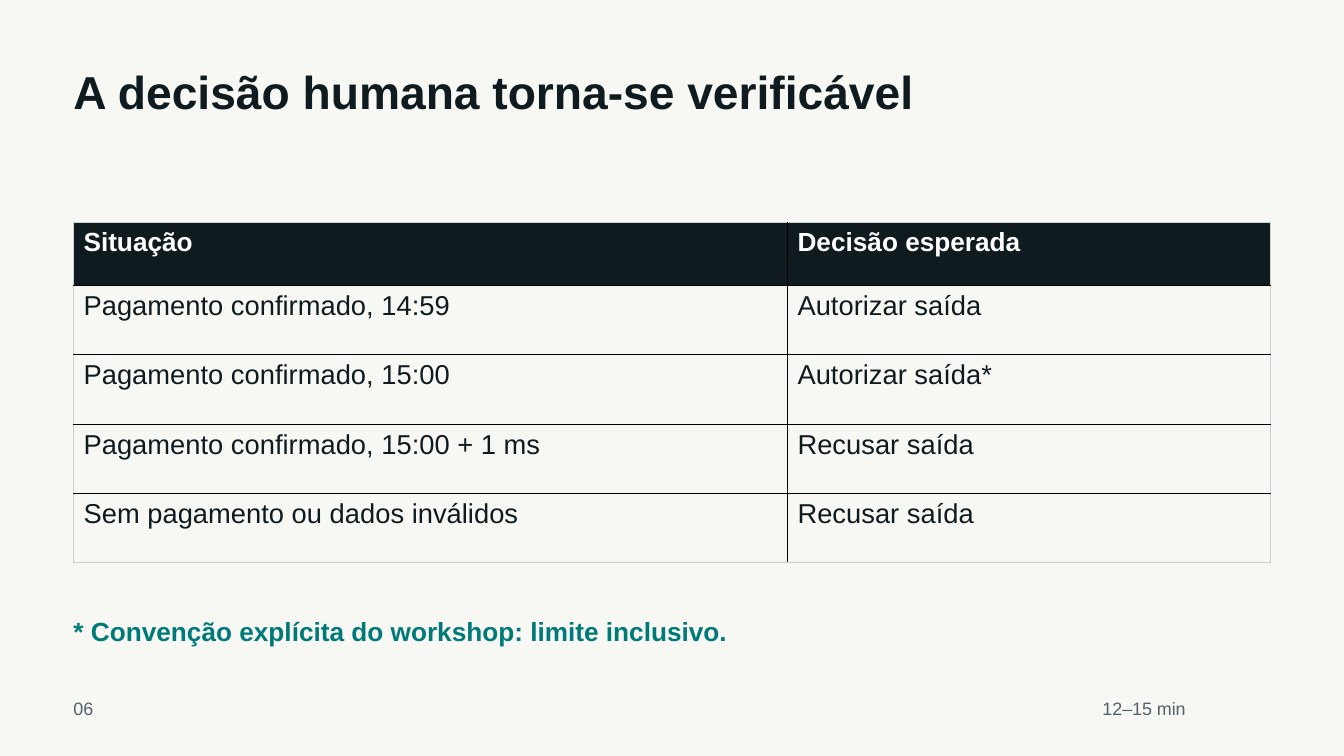
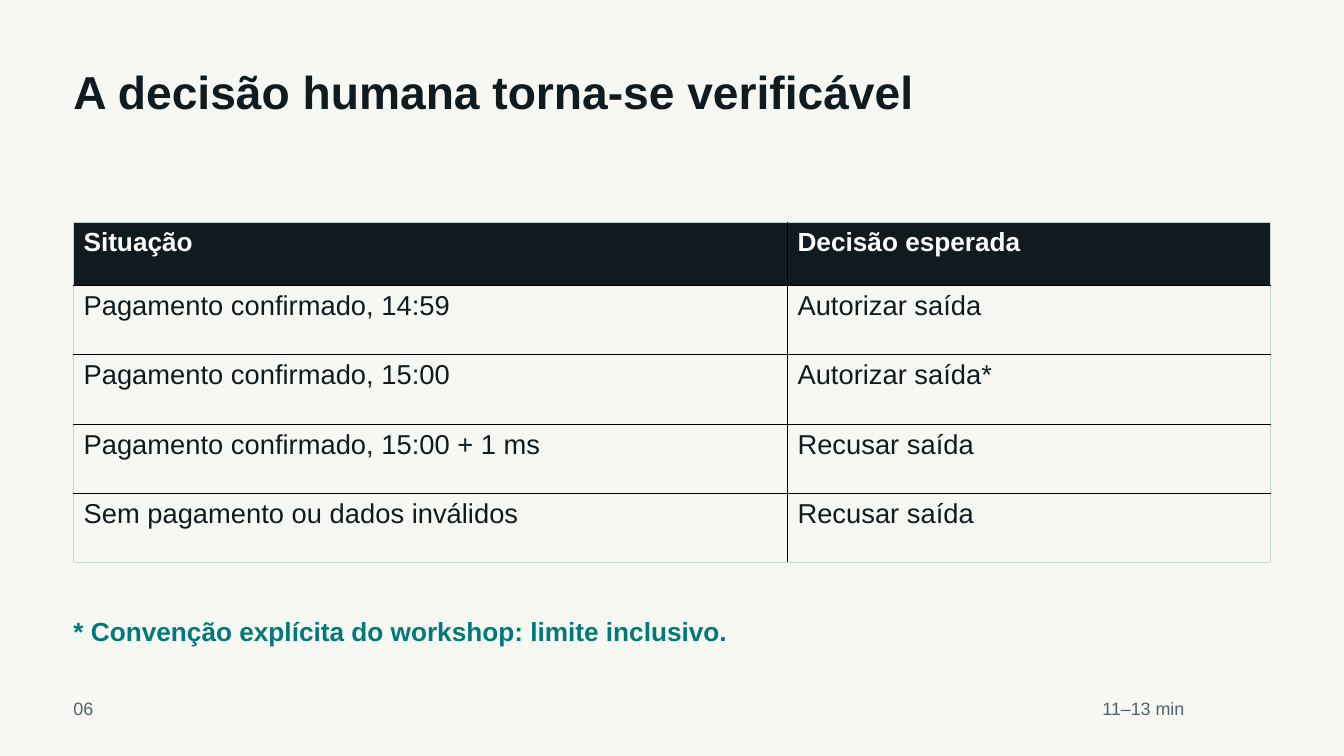
Before and after one commit to claudio-aa/OpenSpec-Demo-aula, a slide deck: slide 6 of presentation/output/workshop-agentes-openspec.pptx. Drawn at 1344x756 pixels with LibreOffice and Linux fonts; fonts in the diff are those of the drawing. Boxes give left, top, right and bottom in pixels: in the first picture for what was removed or moved away, otherwise in the second. Text is boxed around its words. In the diff, an @@ line names an element or a change of style, - is before the commit and + after.

```diff
--- a/presentation/output/workshop-agentes-openspec.pptx
+++ b/presentation/output/workshop-agentes-openspec.pptx
@@ text at (x1=1102, y1=702, x2=1185, y2=715): text changed @@
-12–15 min
+11–13 min
```
Also in this commit, not shown: 11 other slides changed, 3 slides added, 6 other files.
